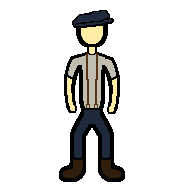
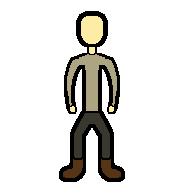
Revision of a layered 184 x 184 image; what changed, layer by layer:
hid group "european worker" (6 layers) over <box>63,10,121,178</box>
showed group "default" (11 layers) over <box>63,10,121,178</box>
